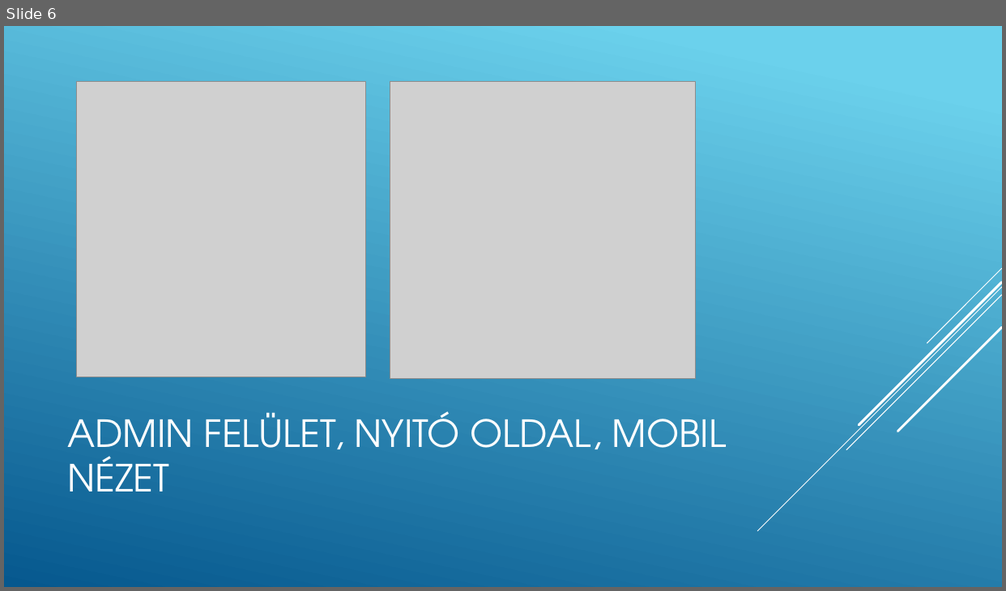
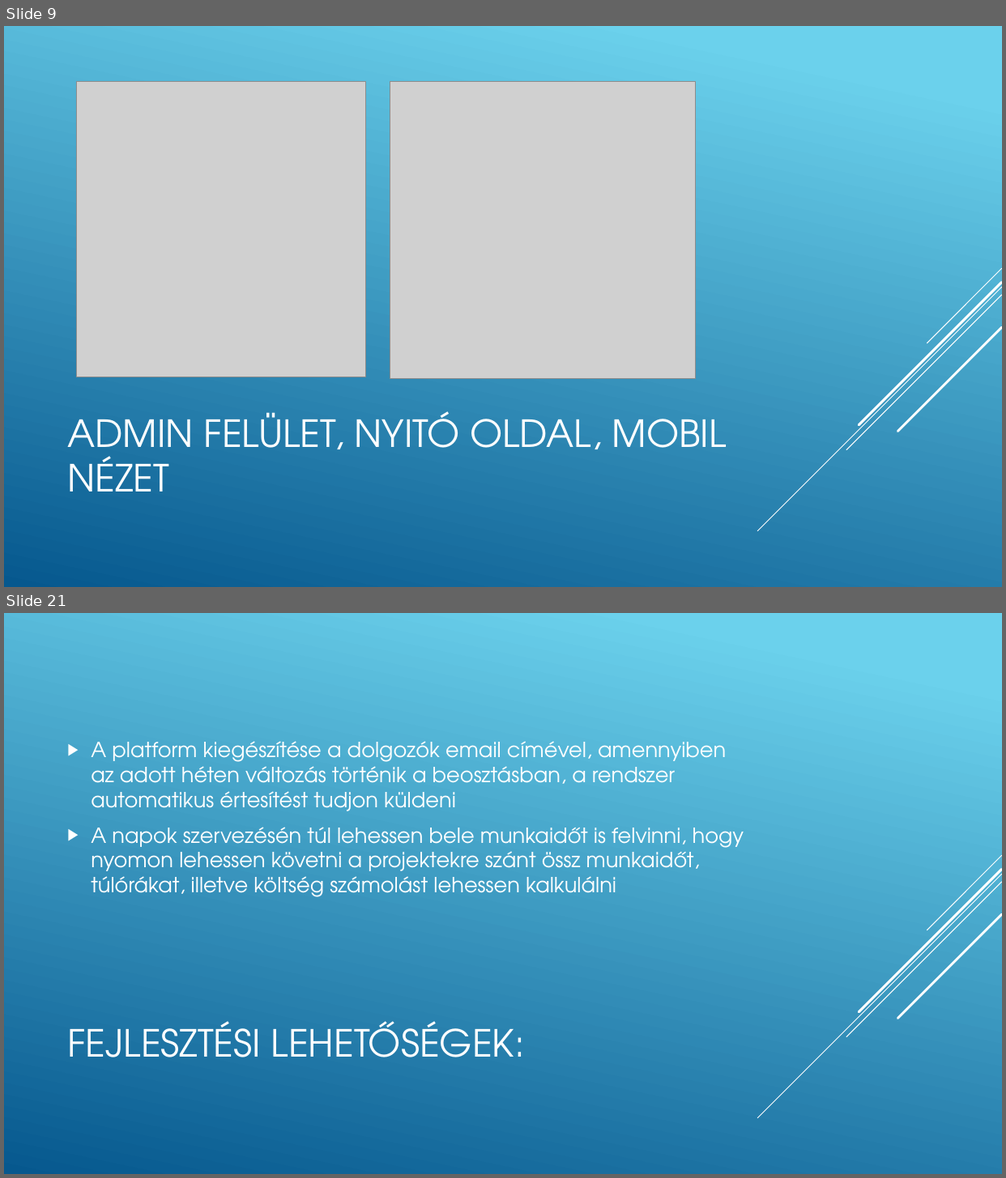
Before and after one commit to GroszFerenc/projektfeladat, a slide deck: grosz_ferenc_prezentacio.pptx. Shown one above the other, each under a label of ours: slide 6 before the commit, slides 9 and 21 after it; the slides between them are not shown. The pictures are 1006x591 and 1006x1178 pixels, drawn with LibreOffice and Linux fonts; fonts in the diff are those of the drawing; grey boxes stand for pictures. Boxes give left, top, right and bottom in pixels: in the first picture for what was removed or moved away, otherwise in the second. Text is boxed around its words. In the diff, an @@ line names an element or a change of style, - is before the commit and + after.

```diff
--- a/grosz_ferenc_prezentacio.pptx
+++ b/grosz_ferenc_prezentacio.pptx
@@ slide 21 added at (4, 613, 1002, 1174), background gradient #6ED2EB to #06588E; not listed: 5 template elements that a slide beside it also shows @@
@@ text added at (91, 741, 744, 897), 20 pt, text #FFFFFF @@
+▶ A platform kiegészítése a dolgozók email címével, amennyiben az adott héten változás történik a beosztásban, a rendszer automatikus értesítést tudjon küldeni
+▶ A napok szervezésén túl lehessen bele munkaidőt is felvinni, hogy nyomon lehessen követni a projektekre szánt össz munkaidőt, túlórákat, illetve költség számolást lehessen kalkulálni
@@ title added at (67, 1021, 525, 1058), 36 pt, text #FFFFFF @@
+FEJLESZTÉSI LEHETŐSÉGEK:
@@ what was slide 6 is now slide 9 @@
```
Also in this commit, not shown: 8 slides changed, 11 other slides added, 1 other file.
